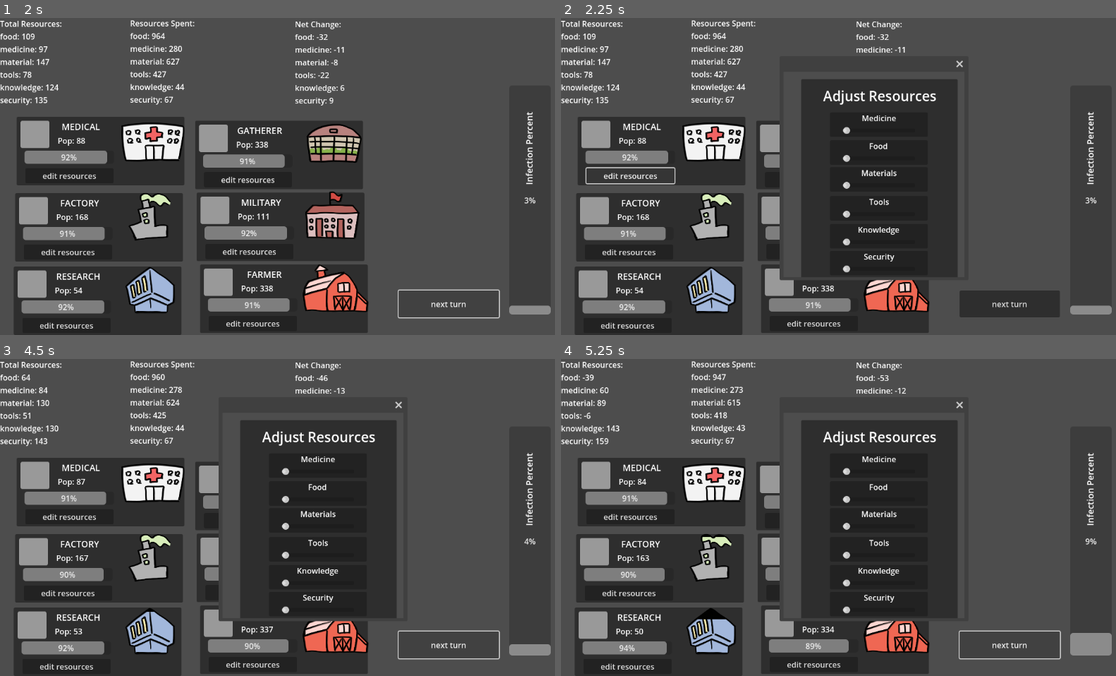
Above: before the commit, frames 1-4 (two rows, left to right).
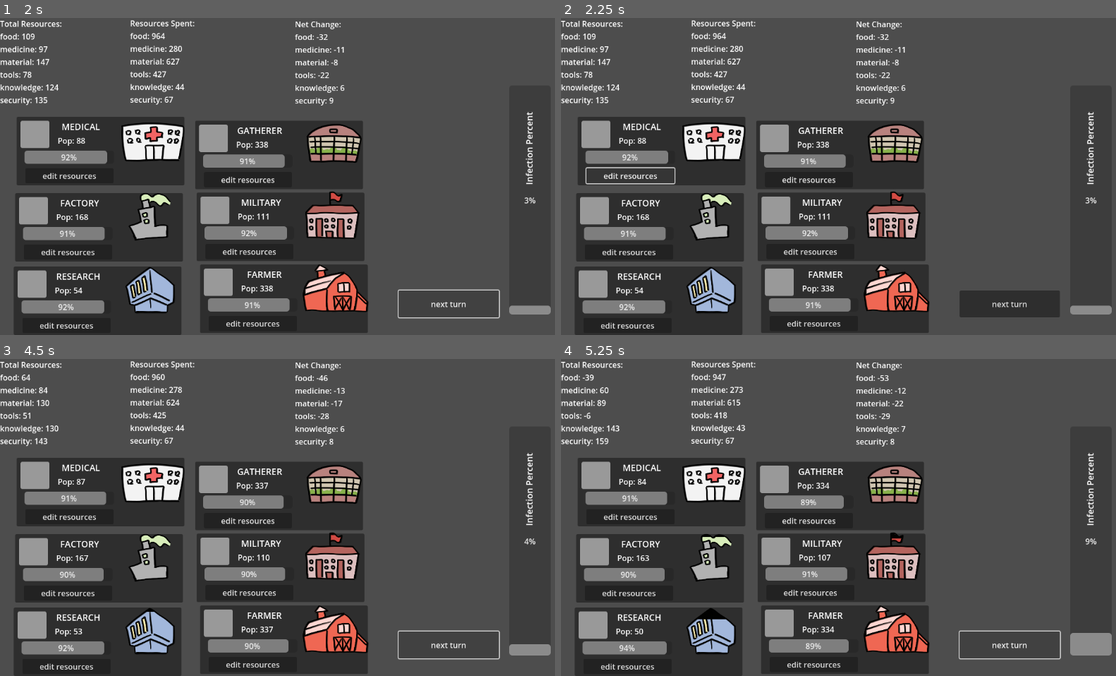
Above: after the commit, the same moments.

Repository: jaxonRuiz/CMPM170-Prototype2
Game: Godot game, scene res://Scenes/main.tscn
Same seed, same stepped clock (60 frames per second), same inputs: the game is played once before the commit and once after it.
Inputs:
- Up to frame 1 (2 s): click "next turn" at 0.5 s; click "next turn" at 1.25 s
- Up to frame 2 (2.25 s): click "edit resources" at 2 s
- Up to frame 3 (4.5 s): click "edit resources" at 2.75 s; click "edit resources" at 3.5 s; click "next turn" at 4.25 s
- Up to frame 4 (5.25 s): tap Enter at 5 s; hold Space (next_turn) from 5.03 s (still down)

Frame 1 is identical in both runs. In frame 2, 12% of the frame differs, in the area x 39-73%, y 13-83%; in frame 3, 12%; in frame 4, 12%.
Error before the commit: Invalid access to property or key 'medicine' on a base object of type 'Dictionary'. (res://Scenes/popupWindow.gd:20)
Error after the commit: Parse Error: Identifier "sec_slide" not declared in the current scope. (res://Scenes/popupWindow.gd:65)

Commit message:
populated functions in popup window script

Diff:
--- a/Scenes/popupWindow.gd
+++ b/Scenes/popupWindow.gd
@@ -1,6 +1,11 @@
 extends Window
 
-
+@onready var med_slide = $Control/Panel/Medicine/MedicinesSlide
+@onready var mat_slide = $Control/Panel/Materials/MaterialsSlide
+@onready var know_slide = $Control/Panel/Knowledge/KnowledgeSlide
+@onready var secu_slide = $Control/Panel/Security/SecuritySlide
+@onready var food_slide = $Control/Panel/Food/FoodSlide
+@onready var tools_slide = $Control/Panel/Tools/ToolsSlide
 
 # Called when the node enters the scene tree for the first time.
 func _ready() -> void:
@@ -13,18 +18,63 @@
 
 
 func setCurrentValues(resources:Dictionary):
-	$Control/Panel/Medicine/MedicinesSlide.value = resources["medicine"]
-	pass
+	if resources.has("medicine"):
+		med_slide.value = resources["medicine"]
+	else:
+		med_slide.value = 0
+	if resources.has("tools"):
+		tools_slide.value = resources["tools"]
+	else:
+		tools_slide.value = 0
+	if resources.has("knowledge"):
+		know_slide.value = resources["knowledge"]
+	else:
+		know_slide.value = 0
+	if resources.has("security"):
+		secu_slide.value = resources["security"]
+	else:
+		secu_slide.value = 0
+	if resources.has("materials"):
+		mat_slide.value = resources["materials"]
+	else:
+		mat_slide.value = 0
+	if resources.has("food"):
+		food_slide.value = resources["food"]
+	else:
+		food_slide.value = 0
+
 
 func setMaxValues(resources:Dictionary):
-	$Control/Panel/Medicine/MedicinesSlide.max_value = resources["medicine"]
-	pass;
+	if resources.has("medicine"):
+		med_slide.max_value = resources["medicine"]
+	else:
+		med_slide.max_value = 0
+	if resources.has("tools"):
+		tools_slide.max_value = resources["tools"]
+	else:
+		tools_slide.max_value = 0
+	if resources.has("food"):
+		food_slide.max_value = resources["food"]
+	else:
+		food_slide.max_value = 0
+	if resources.has("materials"):
+		mat_slide.max_value = resources["materials"]
+	else:
+		mat_slide.max_value = 0
+	if resources.has("security"):
+		sec_slide.max_value = resources["security"]
+	else:
+		sec_slide.max_value = 0
+	if resources.has("knowledge"):
+		know_slide.max_value = resources["knowledge"]
+	else:
+		know_slide.max_value = 0
 
 
 func getResourceValues():
 	var resources = {};
-	resources["medicine"] = $Control/Panel/Medicine/MedicinesSlide.value;
-	resources["food"] = $Control/Panel/Food/FoodSlide.value
+	resources["medicine"] = med_slide.value;
+	resources["food"] = food_slide.value
 
 	print(resources);
 	return resources;
